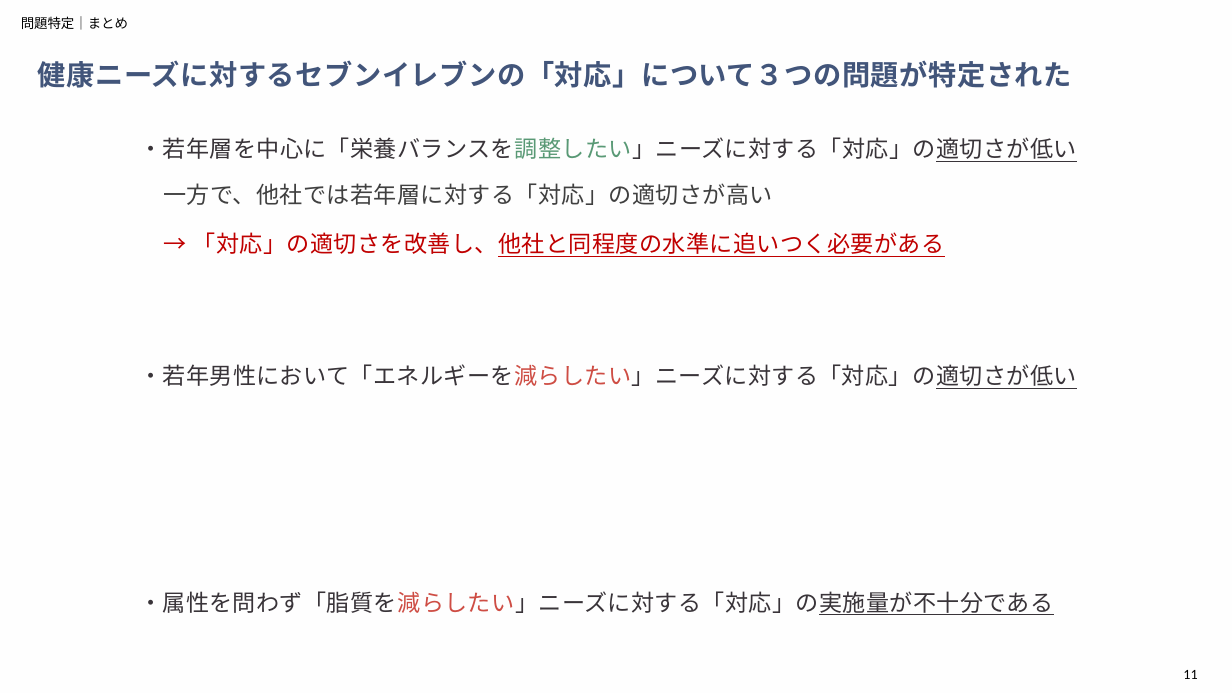
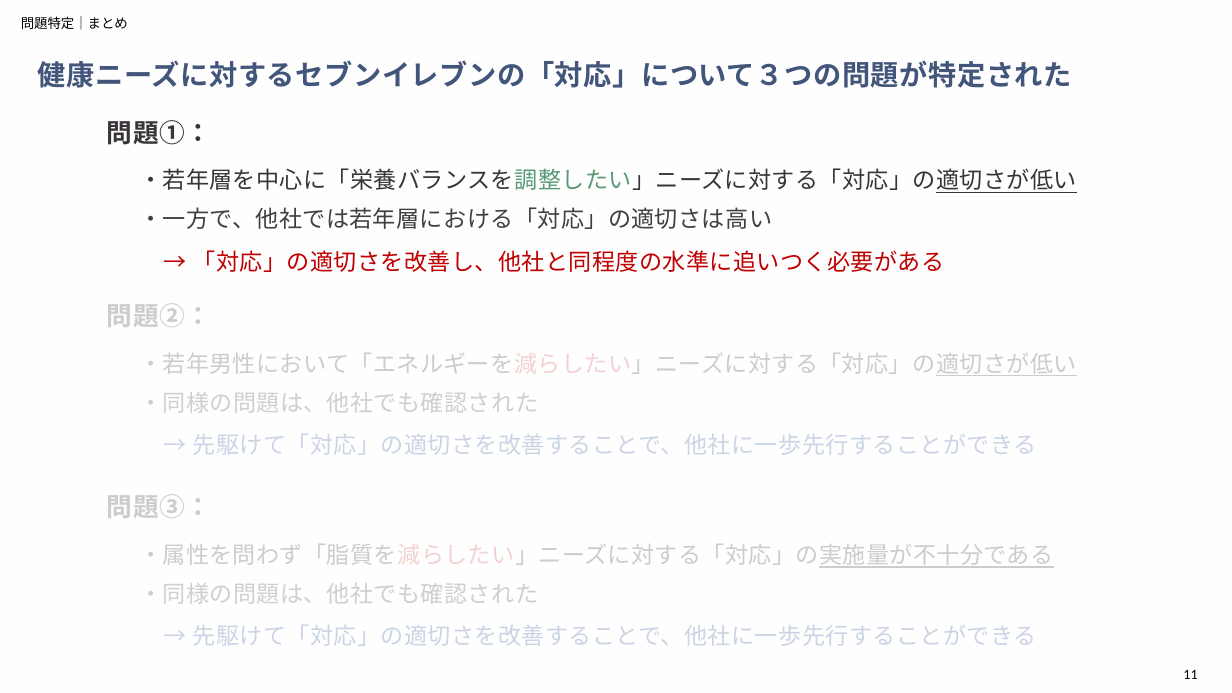
Before and after one commit to aoiseki0415/Accenture_CEO, a slide deck: slide 11 of 提出物一覧/アクセンチュア_最終報告（作成中）.pptx. Drawn at 1232x693 pixels with LibreOffice and Linux fonts; fonts in the diff are those of the drawing. Boxes give left, top, right and bottom in pixels: in the first picture for what was removed or moved away, otherwise in the second. Text is boxed around its words. In the diff, an @@ line names an element or a change of style, - is before the commit and + after.

```diff
--- a/提出物一覧/アクセンチュア_最終報告（作成中）.pptx
+++ b/提出物一覧/アクセンチュア_最終報告（作成中）.pptx
@@ text added at <box>107,120,211,145</box>, 20 pt, text #393439, bold @@
+問題①：
@@ text "・若年層を中心に「栄養バランスを調整したい」ニーズに対する「対応」の適切さが低い": place and size @@
-text "・若年層を中心に「栄養バランスを調整したい」ニーズに対する「対応」の適切さが低い" at <box>139,137,1077,162</box>
+text "・若年層を中心に「栄養バランスを調整したい」ニーズに対する「対応」の適切さが低い" at <box>139,168,1077,193</box>
@@ text at <box>139,207,772,229</box>: text changed @@
-一方で、他社では若年層に対する「対応」の適切さが高い
+・一方で、他社では若年層における「対応」の適切さは高い
@@ text "→ 「対応」の適切さを改善し、他社と同程度の水準に追いつく必要がある": place and size @@
-text "→ 「対応」の適切さを改善し、他社と同程度の水準に追いつく必要がある" at <box>193,232,945,257</box>
+text "→ 「対応」の適切さを改善し、他社と同程度の水準に追いつく必要がある" at <box>193,250,945,272</box>
@@ text "→ 「対応」の適切さを改善し、他社と同程度の水準に追いつく必要がある" at <box>193,250,945,272</box>: underline off in "「対応」の適切さを改善し、他社と同程度の水準に追いつく必要がある" @@
@@ rectangle added at <box>74,278,1120,666</box>, fill #FFFFFF at 75% opacity @@
@@ text added at <box>107,303,211,327</box>, 20 pt, text #393439, bold @@
+問題②：
@@ text "・若年男性において「エネルギーを減らしたい」ニーズに対する「対応」の適切さが低い": place and size @@
-text "・若年男性において「エネルギーを減らしたい」ニーズに対する「対応」の適切さが低い" at <box>139,364,1077,389</box>
+text "・若年男性において「エネルギーを減らしたい」ニーズに対する「対応」の適切さが低い" at <box>139,353,1077,376</box>
@@ text added at <box>139,392,538,413</box>, 18 pt, text #404040 @@
+・同様の問題は、他社でも確認された
@@ text added at <box>193,434,1036,455</box>, 18 pt, text #2F5597 @@
+→ 先駆けて「対応」の適切さを改善することで、他社に一歩先行することができる
@@ text added at <box>107,494,211,518</box>, 20 pt, text #393439, bold @@
+問題③：
@@ text "・属性を問わず「脂質を減らしたい」ニーズに対する「対応」の実施量が不十分である": place and size @@
-text "・属性を問わず「脂質を減らしたい」ニーズに対する「対応」の実施量が不十分である" at <box>139,591,1053,615</box>
+text "・属性を問わず「脂質を減らしたい」ニーズに対する「対応」の実施量が不十分である" at <box>139,544,1053,568</box>
@@ text added at <box>139,583,538,604</box>, 18 pt, text #404040 @@
+・同様の問題は、他社でも確認された
@@ text added at <box>193,625,1036,646</box>, 18 pt, text #2F5597 @@
+→ 先駆けて「対応」の適切さを改善することで、他社に一歩先行することができる
```
Also in this commit, not shown: 10 other slides changed, 2 slides added, 2 slides removed.
